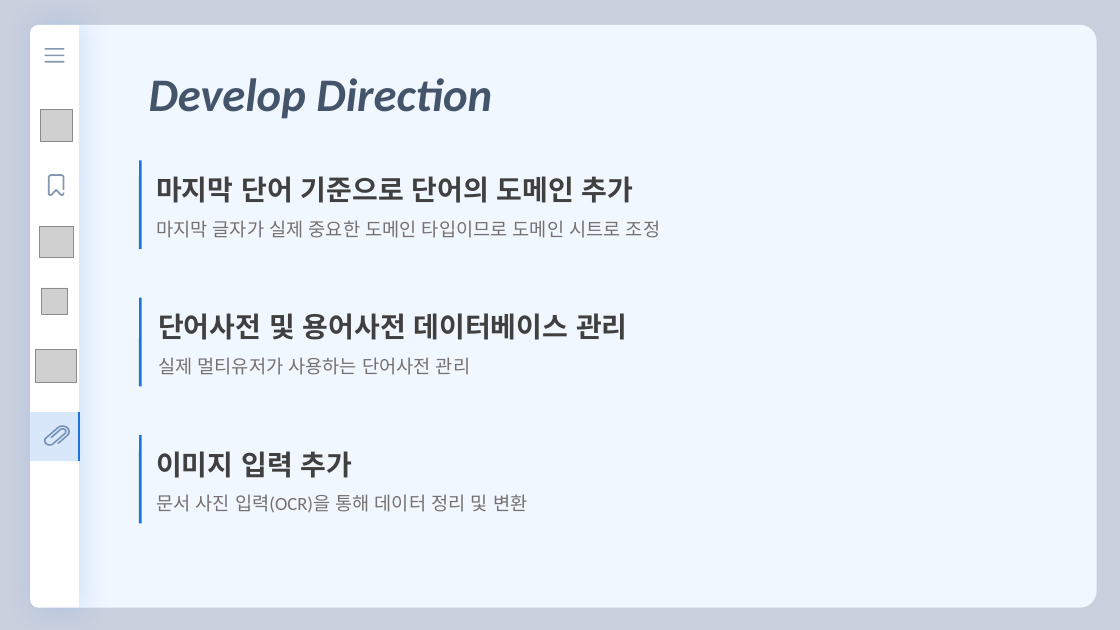
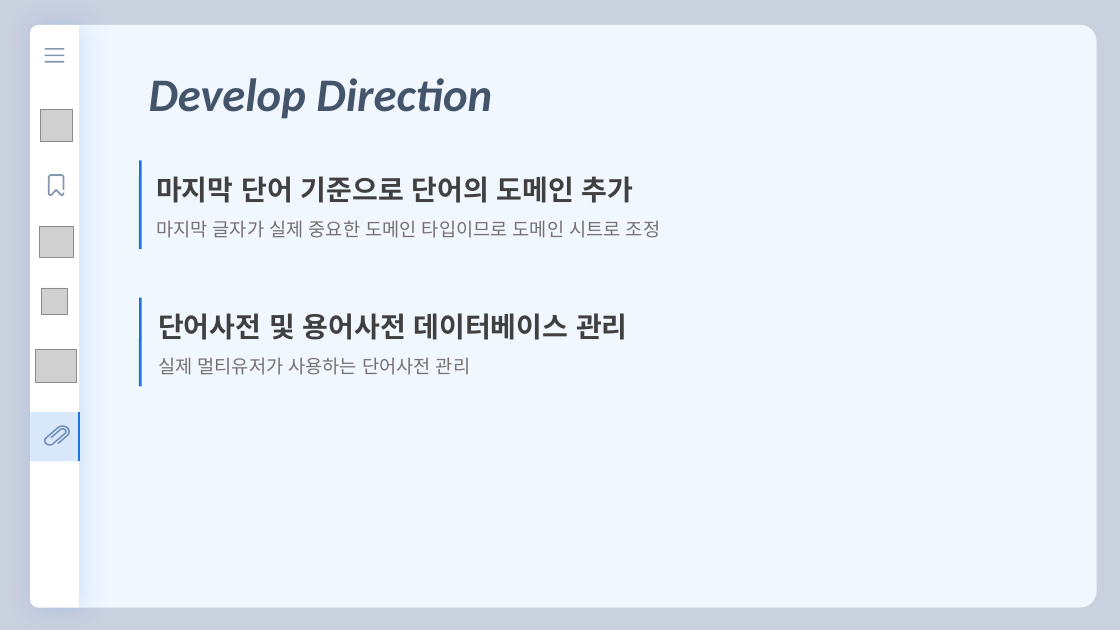
Before and after one commit to florentious/AutoGenerating_VariableName, a slide deck: slide 33 of Text/Presentation/presentation_ver3.pptx. Drawn at 1120x630 pixels with LibreOffice and Linux fonts; fonts in the diff are those of the drawing; grey boxes stand for pictures. Boxes give left, top, right and bottom in pixels: in the first picture for what was removed or moved away, otherwise in the second. Text is boxed around its words. In the diff, an @@ line names an element or a change of style, - is before the commit and + after.

```diff
--- a/Text/Presentation/presentation_ver3.pptx
+++ b/Text/Presentation/presentation_ver3.pptx
@@ line removed from (140, 435) to (140, 523) @@
@@ text removed at [156, 451, 527, 513] @@
-이미지 입력 추가
-문서 사진 입력(OCR)을 통해 데이터 정리 및 변환
```
Also in this commit, not shown: 2 other slides changed, 5 other files.
